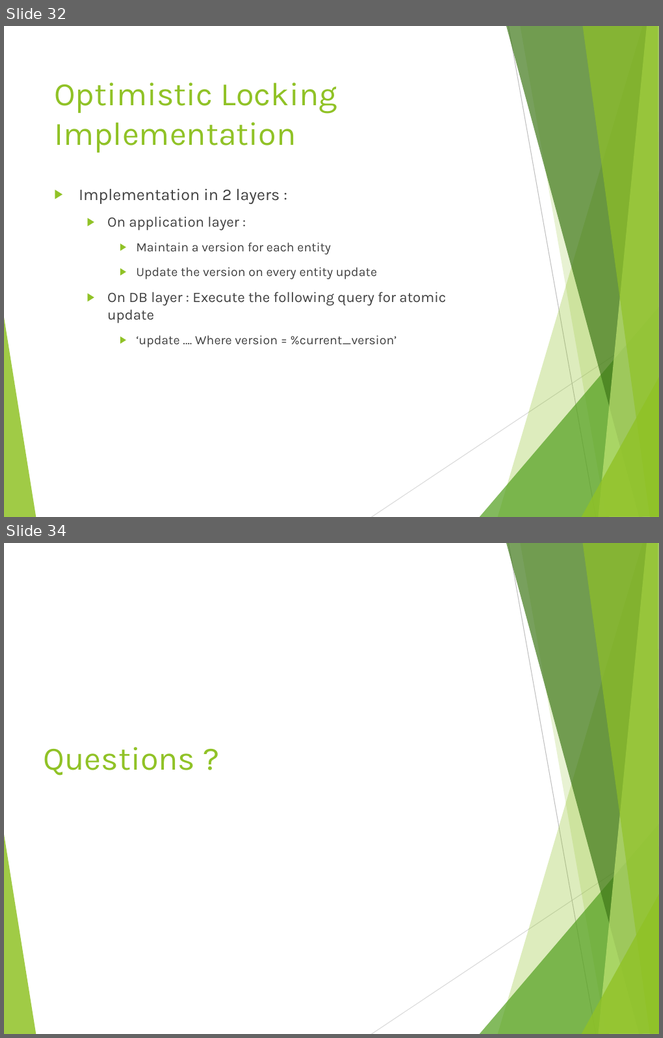
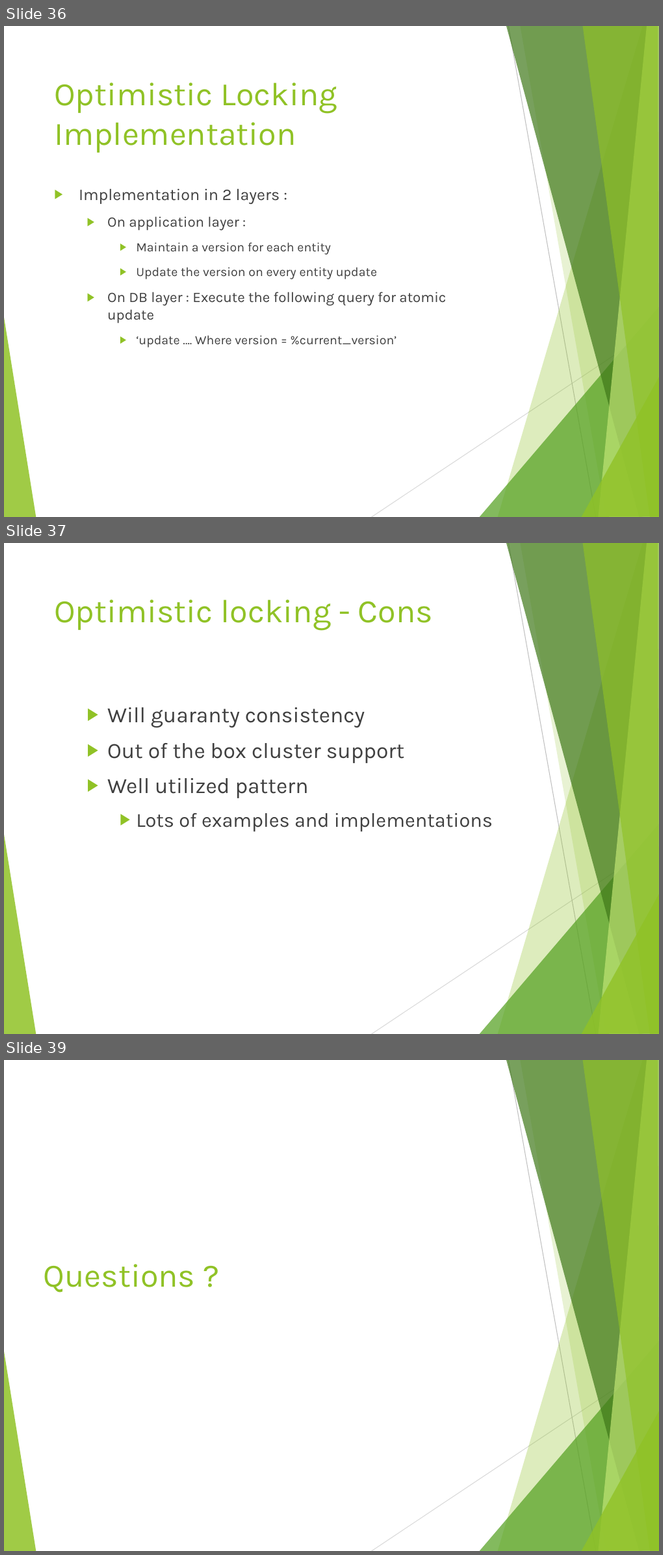
Before and after one commit to tamarstern/MyNodeJSCourse, a slide deck: day2/real_life_concurrency_problems/nodejs_real_life_concurrency_problems.pptx. Shown one above the other, each under a label of ours: slides 32 and 34 before the commit, slides 36, 37 and 39 after it; the slides between them are not shown. The pictures are 663x1038 and 663x1555 pixels, drawn with LibreOffice and Linux fonts; fonts in the diff are those of the drawing. Boxes give left, top, right and bottom in pixels: in the first picture for what was removed or moved away, otherwise in the second. Text is boxed around its words. In the diff, an @@ line names an element or a change of style, - is before the commit and + after.

```diff
--- a/day2/real_life_concurrency_problems/nodejs_real_life_concurrency_problems.pptx
+++ b/day2/real_life_concurrency_problems/nodejs_real_life_concurrency_problems.pptx
@@ slide 37 added at bbox=[4, 543, 659, 1034], background #FFFFFF; not listed: 10 template elements that a slide beside it also shows @@
@@ title added at bbox=[54, 600, 433, 631], 36 pt, text #90C226 @@
+Optimistic locking - Cons
@@ text added at bbox=[107, 707, 493, 832], 24 pt, text #404040 @@
+  ▶ Will guaranty consistency
+  ▶ Out of the box cluster support
+  ▶ Well utilized pattern
+    ▶ Lots of examples and implementations
@@ what was slide 32 is now slide 36 @@
@@ what was slide 34 is now slide 39 @@
```
Also in this commit, not shown: 9 slides changed, 4 other slides added, 7 other files.
